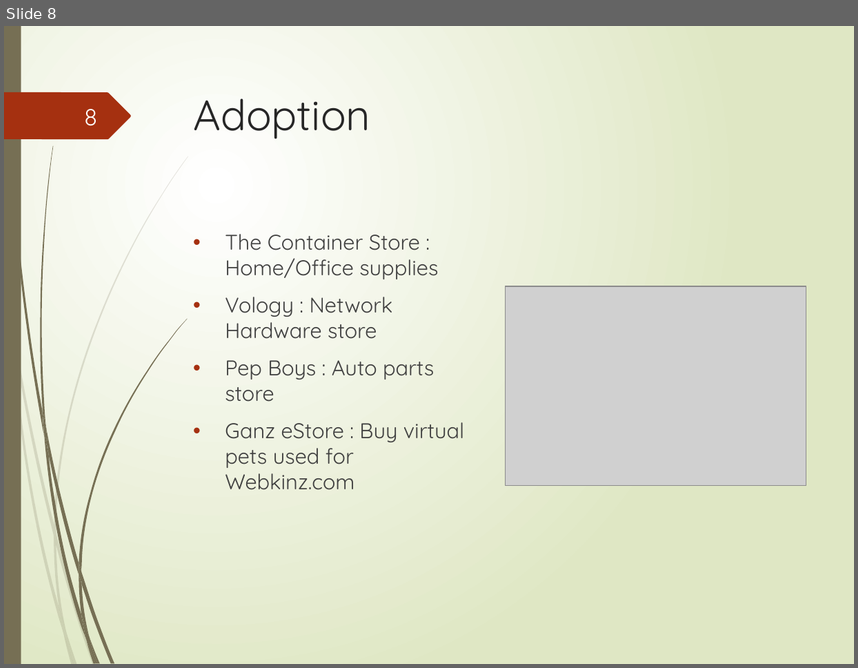
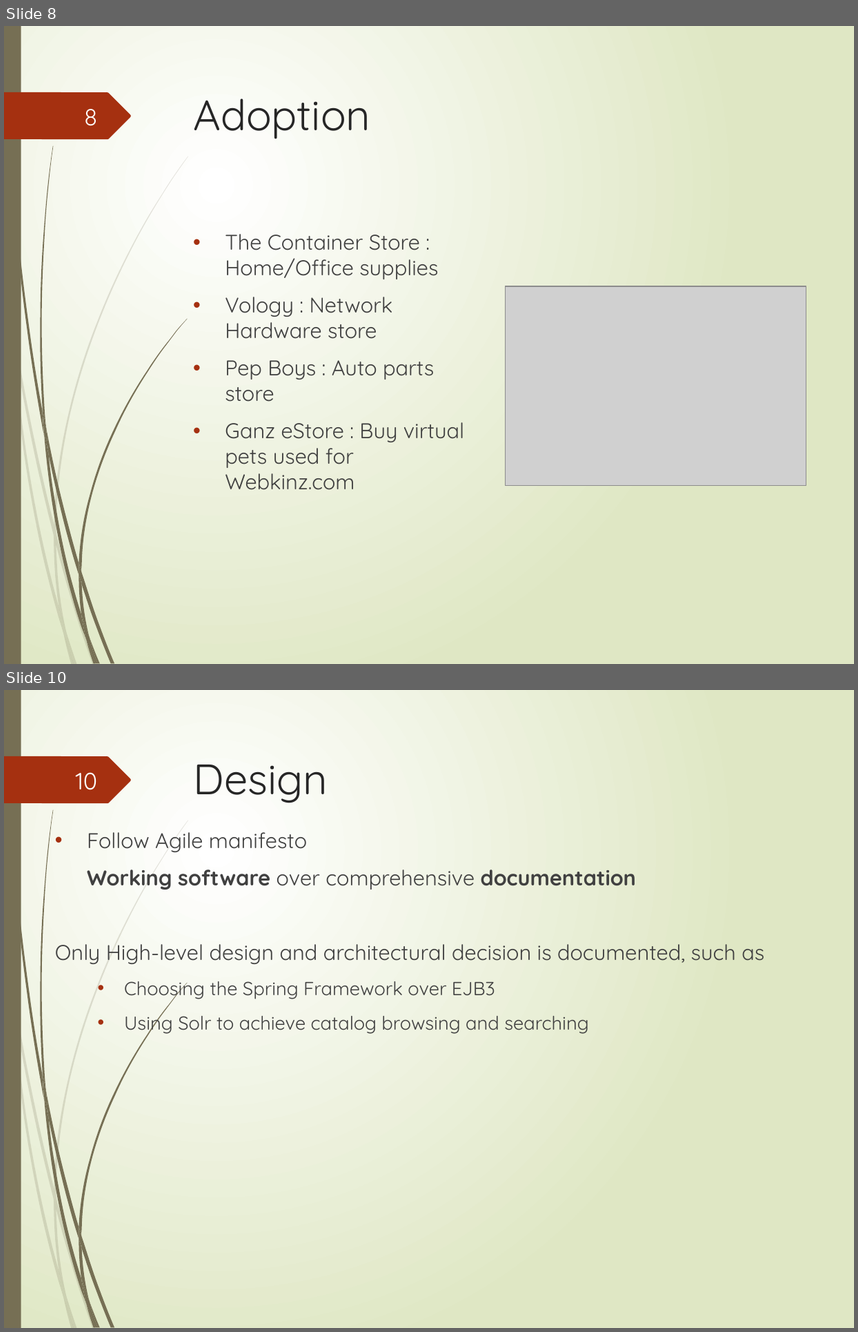
Before and after one commit to proliuxz/SME, a slide deck: Broadleaf.pptx. Shown one above the other, each under a label of ours: slide 8 before the commit, slides 8 and 10 after it; the slides between them are not shown. The pictures are 858x668 and 858x1332 pixels, drawn with LibreOffice and Linux fonts; fonts in the diff are those of the drawing; grey boxes stand for pictures. Boxes give left, top, right and bottom in pixels: in the first picture for what was removed or moved away, otherwise in the second. Text is boxed around its words. In the diff, an @@ line names an element or a change of style, - is before the commit and + after.

```diff
--- a/Broadleaf.pptx
+++ b/Broadleaf.pptx
@@ slide 10 added at (4,690,854,1328), background gradient #FFFFFF to #DFE8C4; not listed: 24 template elements that a slide beside it also shows @@
@@ page number added at (76,772,98,790), 20 pt, text #FEFFFF @@
+10
@@ title added at (193,765,328,803), 36 pt, text #262626 @@
+Design
@@ text added at (55,832,764,1035), 18 pt, text #404040 @@
+• Follow Agile manifesto
+Working software over comprehensive documentation
+Only High-level design and architectural decision is documented, such as
+  • Choosing the Spring Framework over EJB3
+  • Using Solr to achieve catalog browsing and searching
```
Also in this commit, not shown: 1 slide changed, 14 other slides added.
